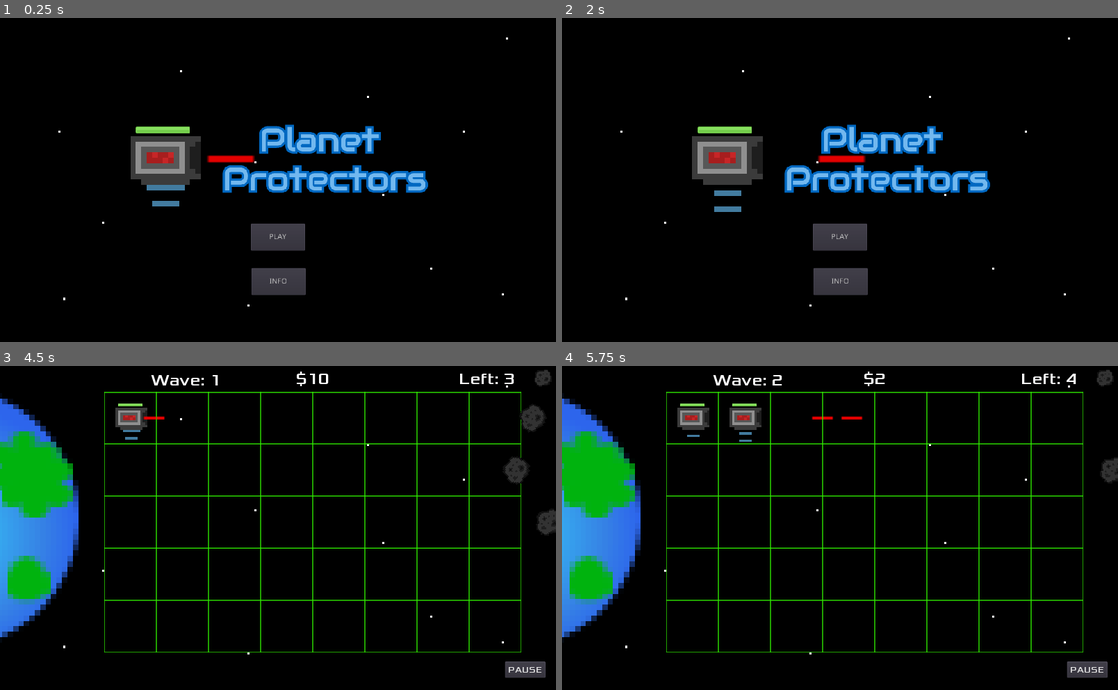
Above: before the commit, frames 1-4 (two rows, left to right).
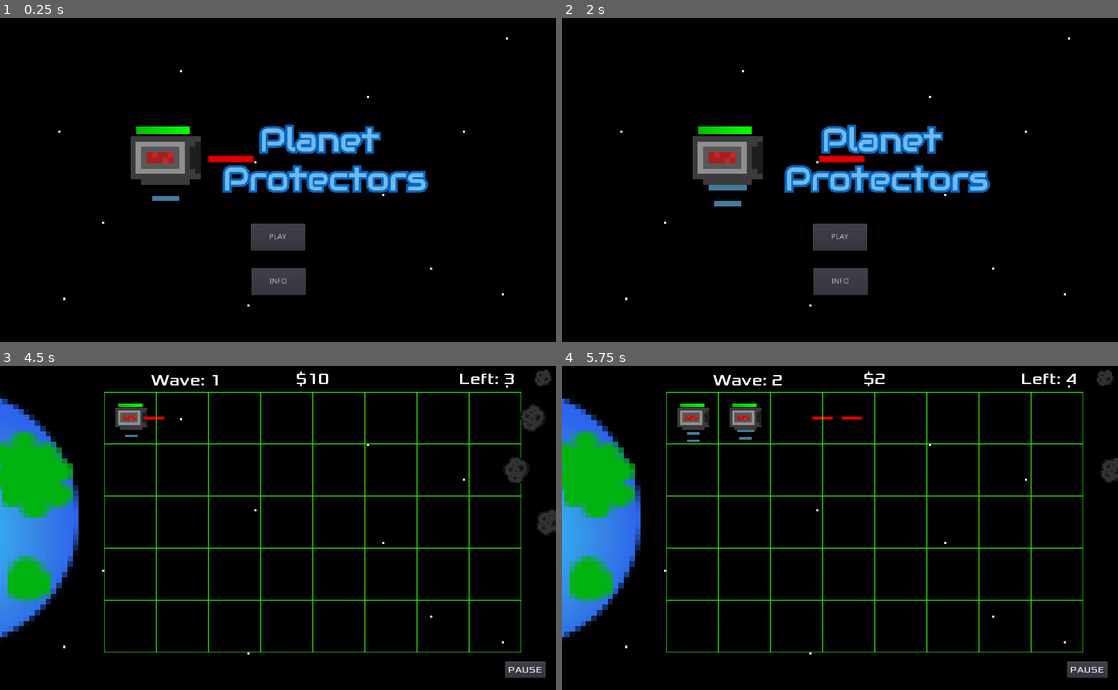
Above: after the commit, the same moments.

Repository: EthanMHolland/PlanetProtectors
Game: Godot game, scene res://src/TitleScreen.tscn
The game is run twice, just before and just after one commit, with the same random seed, the same clock (stepped at 60 frames per second) and the same inputs.
Inputs (mouse positions are in pixels of both pictures, inside the frame that each line leads up to):
- Up to frame 1 (0.25 s): no input
- Up to frame 2 (2 s): click "INFO" at 0.5 s; click "BACK" at 1.25 s
- Up to frame 3 (4.5 s): click "PLAY" at 2 s; click "PAUSE" at 2.75 s; click "RESUME" at 3.5 s; move the mouse to (127, 417) at 4.27 s; tap 0 (add_funds) at 4.35 s; click (127, 417) at 4.42 s
- Up to frame 4 (5.75 s): move the mouse to (745, 417) at 5.02 s; tap = (increase_wave) at 5.1 s; click (745, 417) at 5.17 s

The runs differ from the first frame. In frame 1, 0.5% of the frame differs, in the area x 24-35%, y 33-59%; in frame 2, 0.6%, in the area x 23-35%, y 33-60%; in frame 3, 0.1%; in frame 4, 0.2%.

Commit message:
Change Healthbar Sprite and Modified README

Diff:
--- a/project/src/InfoScreen.tscn
+++ b/project/src/InfoScreen.tscn
@@ -94,7 +94,6 @@
 position = Vector2( 135.714, 109.696 )
 scale = Vector2( 4.5, 4.5 )
 frames = SubResource( 4 )
-frame = 2
 playing = true
 
 [node name="CollisionShape2D" type="CollisionShape2D" parent="LaserTower"]
--- a/project/src/LaserTower.gd
+++ b/project/src/LaserTower.gd
@@ -4,9 +4,9 @@
 
 const LASER = preload("Laser.tscn")
 
-var _bar_red = preload("res://assets/barHorizontal_red.png")
-var _bar_green = preload("res://assets/barHorizontal_green.png")
-var _bar_yellow = preload("res://assets/barHorizontal_yellow.png")
+var _bar_red = preload("res://assets/healthbar_red.png")
+var _bar_green = preload("res://assets/healthbar_green.png")
+var _bar_yellow = preload("res://assets/healthbar_yellow.png")
 
 
 var _health := 3
@@ -57,5 +57,5 @@
 		$HealthBar.value = 1
 		$HealthBar.texture_progress = _bar_red
 	elif _health == 0:
-		$HealthBar.value == 0
+		#$HealthBar.value == 0
 		queue_free()
--- a/project/src/LaserTower.tscn
+++ b/project/src/LaserTower.tscn
@@ -3,7 +3,7 @@
 [ext_resource path="res://assets/towers/tower_idling.png" type="Texture" id=1]
 [ext_resource path="res://src/LaserTower.gd" type="Script" id=2]
 [ext_resource path="res://assets/sounds/laser_shoot.wav" type="AudioStream" id=3]
-[ext_resource path="res://assets/barHorizontal_green.png" type="Texture" id=4]
+[ext_resource path="res://assets/healthbar_green.png" type="Texture" id=4]
 
 [sub_resource type="AtlasTexture" id=1]
 atlas = ExtResource( 1 )
@@ -40,6 +40,7 @@
 position = Vector2( 0, 1.77778 )
 frames = SubResource( 4 )
 animation = "idling"
+frame = 2
 playing = true
 
 [node name="CollisionShape2D" type="CollisionShape2D" parent="."]
--- a/project/src/Level.gd
+++ b/project/src/Level.gd
@@ -67,7 +67,6 @@
 # warning-ignore:narrowing_conversion
 # Ignored because we want to only spawn integers of asteroids, so we must round and lose precision
 	_asteroids_this_wave = round(BASE_ASTEROID_AMOUNT + (pow(_wave, 2) * BASE_ASTEROID_AMOUNT/10))
-	print(_asteroids_this_wave)
 	_asteroids_left_on_screen = _asteroids_this_wave
 	_asteroids_left_to_spawn = _asteroids_this_wave
 	$SpawnerTimer.start()
Binary file removed: project/assets/Asteroids_spritesheet.png
Binary file removed: project/assets/barHorizontal_green.png
Binary file removed: project/assets/barHorizontal_red.png
Not shown, removed: project/assets/barHorizontal_red.png.import
Binary file removed: project/assets/barHorizontal_yellow.png
Binary file added: project/assets/healthbar_green.png
Not shown, changed: project/assets/healthbar_green.png.import
Binary file added: project/assets/healthbar_red.png
Not shown, changed: project/assets/healthbar_red.png.import
Binary file added: project/assets/healthbar_yellow.png
Not shown, changed: project/assets/healthbar_yellow.png.import
Not shown, changed: README.md
